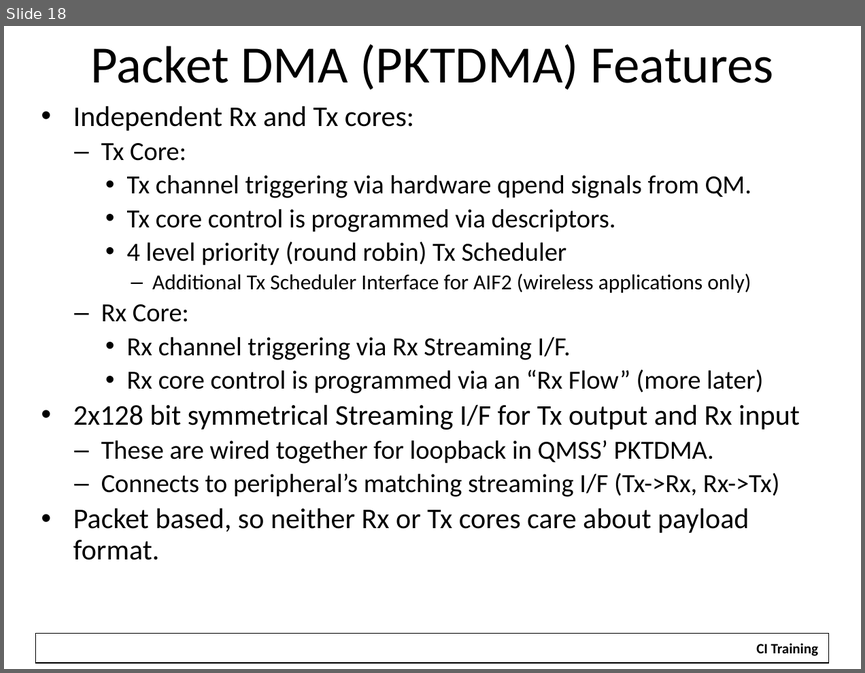
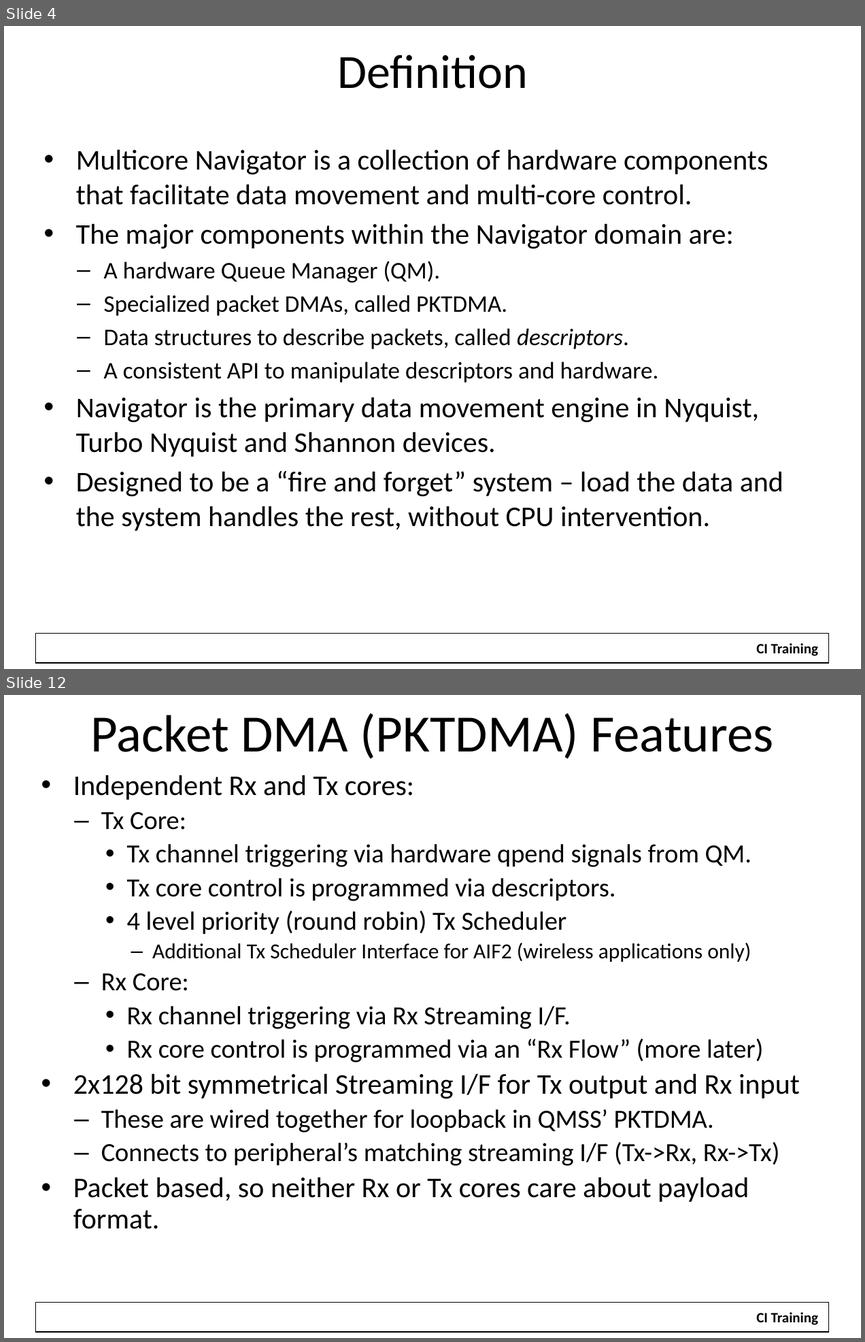
Before and after one commit to hari1989/keystone-workshop, a slide deck: slides/Intro to Multicore Navigator.pptx. Shown one above the other, each under a label of ours: slide 18 before the commit, slides 4 and 12 after it; the slides between them are not shown. The pictures are 865x673 and 865x1342 pixels, drawn with LibreOffice and Linux fonts; fonts in the diff are those of the drawing; background and template pictures are left out. Boxes give left, top, right and bottom in pixels: in the first picture for what was removed or moved away, otherwise in the second. Text is boxed around its words. In the diff, an @@ line names an element or a change of style, - is before the commit and + after.

```diff
--- a/slides/Intro to Multicore Navigator.pptx
+++ b/slides/Intro to Multicore Navigator.pptx
@@ slide 4 added at (x1=4, y1=26, x2=861, y2=669), background #FFFFFF; not listed: 2 template elements that a slide beside it also shows @@
@@ title added at (x1=337, y1=55, x2=528, y2=89), 40 pt, text #000000 @@
+Definition
@@ text added at (x1=76, y1=149, x2=783, y2=531), 24 pt, text #000000 @@
+• Multicore Navigator is a collection of hardware components that facilitate data movement and multi-core control.
+• The major components within the Navigator domain are:
+  – A hardware Queue Manager (QM).
+  – Specialized packet DMAs, called PKTDMA.
+  – Data structures to describe packets, called descriptors.
+  – A consistent API to manipulate descriptors and hardware.
+• Navigator is the primary data movement engine in Nyquist, Turbo Nyquist and Shannon devices.
+• Designed to be a “fire and forget” system – load the data and the system handles the rest, without CPU intervention.
@@ what was slide 18 is now slide 12 @@
```
Also in this commit, not shown: 5 slides changed, 11 other slides added, 35 slides removed, 24 other files.
